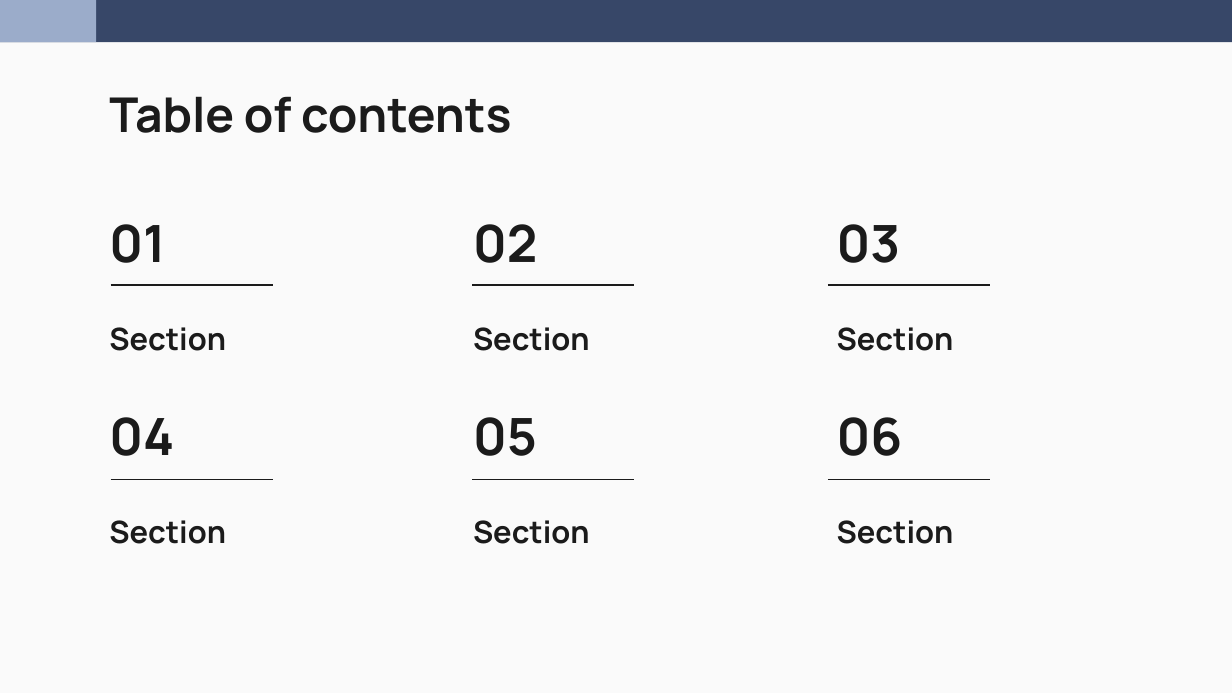
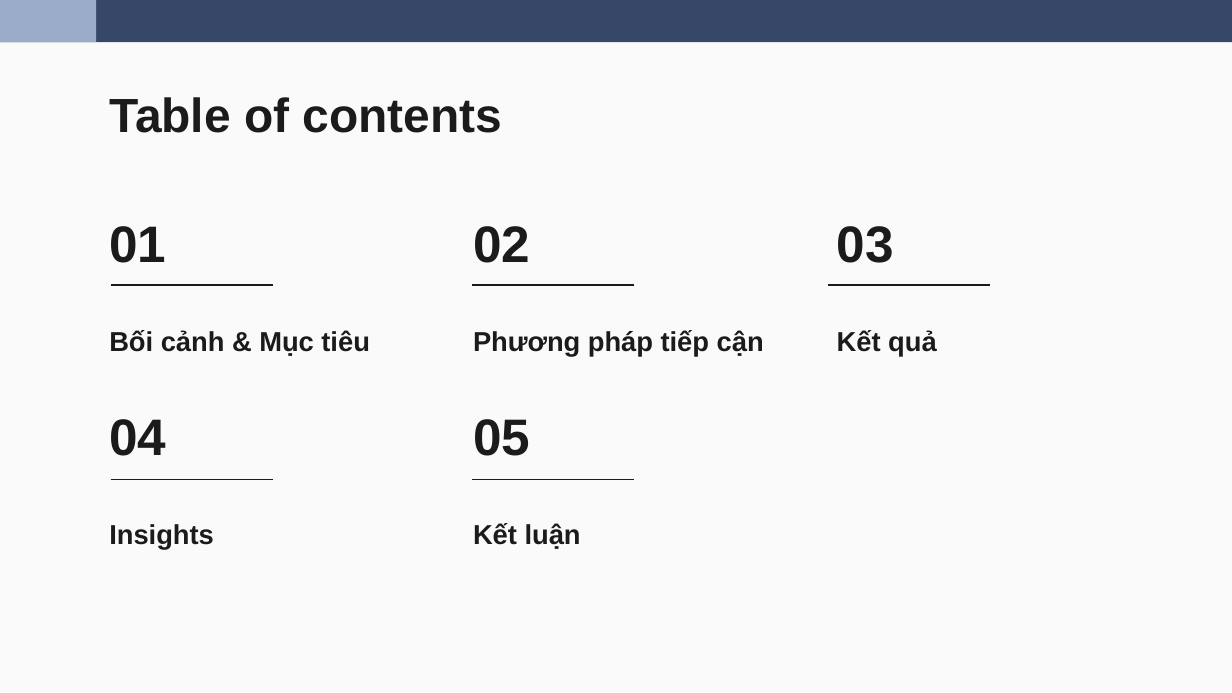
Before and after one commit to WindPham/24C12006_24C11060_final_project_DA_models, a slide deck: slide 2 of presentation/dam.pptx. Drawn at 1232x693 pixels with LibreOffice and Linux fonts; fonts in the diff are those of the drawing. Boxes give left, top, right and bottom in pixels: in the first picture for what was removed or moved away, otherwise in the second. Text is boxed around its words. In the diff, an @@ line names an element or a change of style, - is before the commit and + after.

```diff
--- a/presentation/dam.pptx
+++ b/presentation/dam.pptx
@@ font Manrope to Arial in 6 elements at bbox=[109, 97, 501, 133], bbox=[109, 226, 166, 263], bbox=[109, 419, 166, 456], bbox=[473, 226, 530, 263], bbox=[473, 419, 530, 456], bbox=[837, 226, 894, 263] @@
@@ subtitle at bbox=[109, 330, 370, 356]: text changed; size 18 to 16 pt; font Manrope to Arial @@
-Section
+Bối cảnh & Mục tiêu
@@ subtitle at bbox=[473, 330, 764, 357]: text changed; size 18 to 16 pt; font Manrope to Arial @@
-Section
+Phương pháp tiếp cận
@@ subtitle at bbox=[837, 330, 937, 357]: text changed; size 18 to 16 pt; font Manrope to Arial @@
-Section
+Kết quả
@@ title removed at bbox=[837, 417, 903, 456] @@
-06
@@ line removed from (828, 479) to (991, 479) @@
@@ subtitle at bbox=[109, 524, 214, 550]: text changed; size 18 to 16 pt; font Manrope to Arial @@
-Section
+Insights
@@ subtitle at bbox=[473, 523, 581, 549]: text changed; size 18 to 16 pt; font Manrope to Arial @@
-Section
+Kết luận
@@ subtitle removed at bbox=[837, 520, 954, 544] @@
-Section
```
Also in this commit, not shown: 20 other slides changed, 17 slides added, 4 other files.
